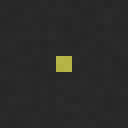
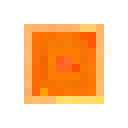
Layered file, before and after one edit (128px x 128px). Changes by layer:
hid group "effects" (14 layers) over [0, 0, 128, 128]
hid "noise" over [0, 0, 128, 128]
hid group "Cable" (2 layers) over [0, 0, 128, 128]
hid "Ebene 1", painted on it over [0, 0, 128, 128]
hid "no-border" over [0, 0, 128, 128]
showed group "disassembler" (13 layers) over [0, 0, 128, 128]
showed group "top on animation" (4 layers) over [0, 24, 112, 112]
showed "0" (1st of 2, in "disassembler" › "top on animation"), painted on it over [24, 24, 112, 112]
hid "generic_top" over [0, 0, 128, 128]
